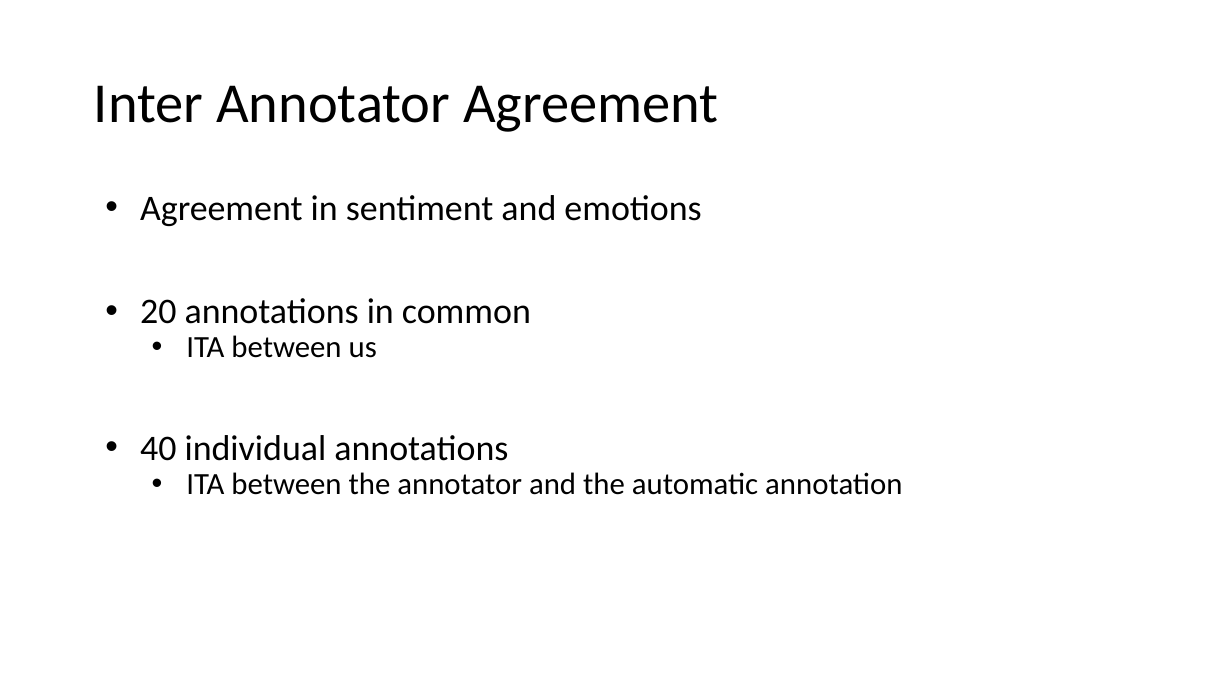
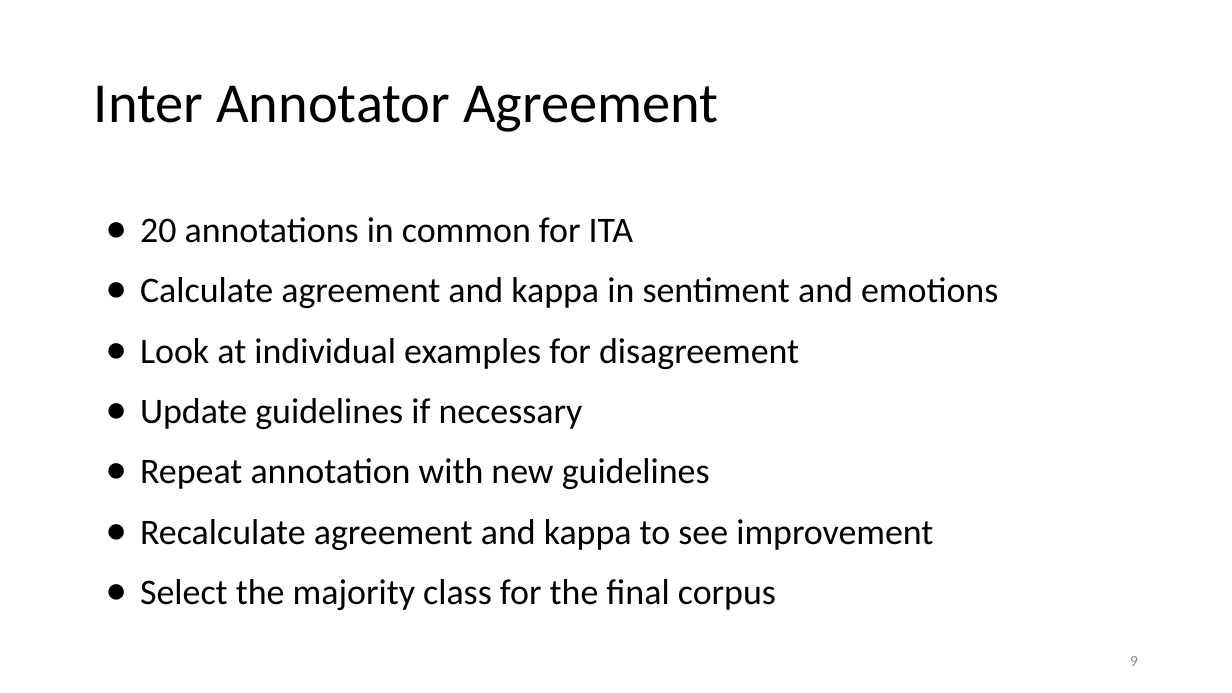
Before and after one commit to juletx/twitter-sentiment-emotion, a slide deck: slide 9 of slides/twitter_sentiment_emotion.pptx. Drawn at 1232x693 pixels with LibreOffice and Linux fonts; fonts in the diff are those of the drawing. Boxes give left, top, right and bottom in pixels: in the first picture for what was removed or moved away, otherwise in the second. Text is boxed around its words. In the diff, an @@ line names an element or a change of style, - is before the commit and + after.

```diff
--- a/slides/twitter_sentiment_emotion.pptx
+++ b/slides/twitter_sentiment_emotion.pptx
@@ text at box(140, 217, 998, 610): text changed @@
-• Agreement in sentiment and emotions
-• 20 annotations in common
-  • ITA between us
-• 40 individual annotations
-  • ITA between the annotator and the automatic annotation
+● 20 annotations in common for ITA
+● Calculate agreement and kappa in sentiment and emotions
+● Look at individual examples for disagreement
+● Update guidelines if necessary
+● Repeat annotation with new guidelines
+● Recalculate agreement and kappa to see improvement
+● Select the majority class for the final corpus
@@ page number added at box(1130, 656, 1138, 666), 12 pt, text #888888 @@
+9
```
Also in this commit, not shown: 14 other slides changed, 5 slides added, 1 slide removed, 1 other file.
